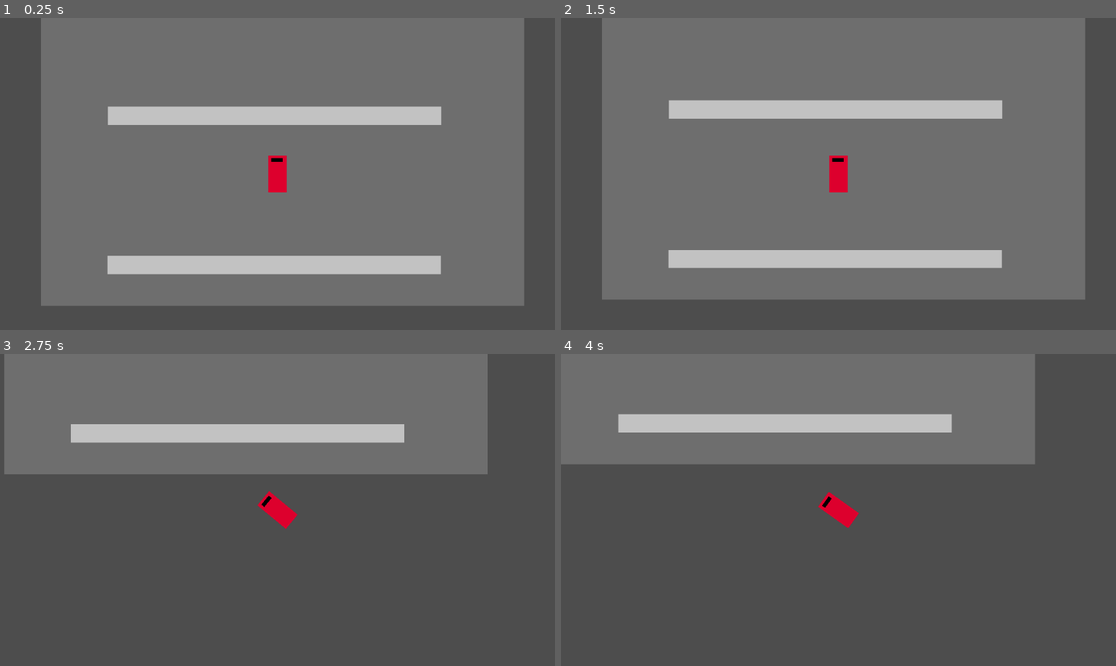
Above: before the commit, frames 1-4 (two rows, left to right).
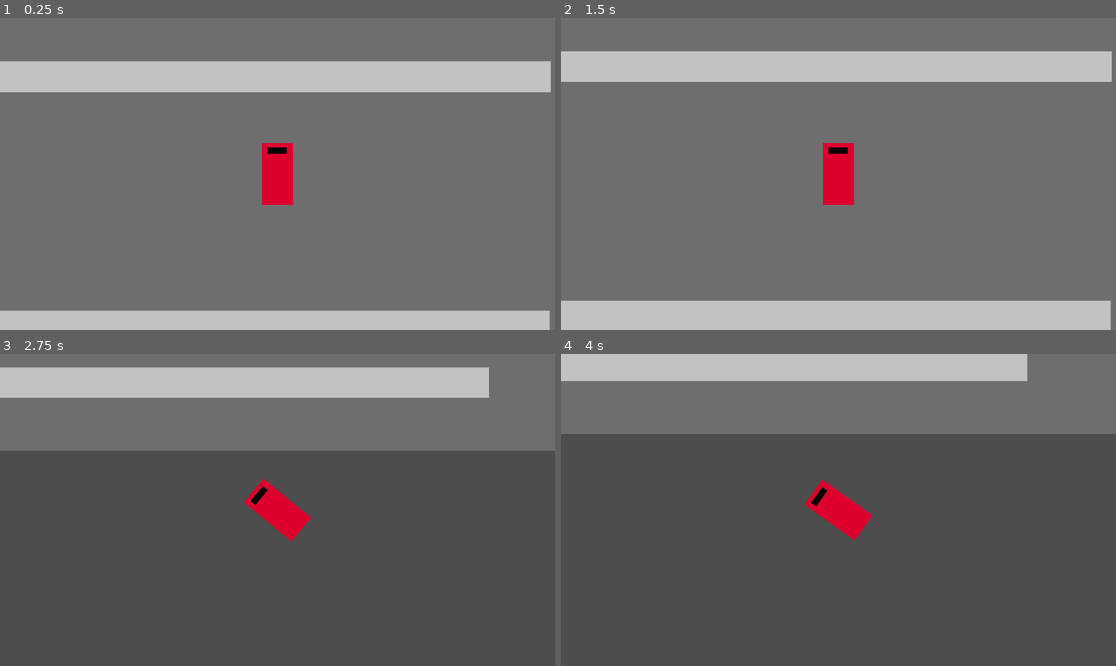
Above: after the commit, the same moments.

Repository: cammarcode/2025dtg
Game: Godot game, scene res://scenes/test.tscn
Same seed, same stepped clock (60 frames per second), same inputs: the game is played once before the commit and once after it.
Inputs:
- Up to frame 1 (0.25 s): no input
- Up to frame 2 (1.5 s): tap Enter at 0.5 s; hold D (turn_right) 0.53-1.28 s; tap Space at 1.25 s; hold S (brake) from 1.28 s (still down)
- Up to frame 3 (2.75 s): release S (brake) at 2.03 s; hold D (turn_right) from 2.03 s (still down)
- Up to frame 4 (4 s): release D (turn_right) at 2.78 s; hold W (accelerate) 2.78-3.53 s; hold A (turn_left) from 3.53 s (still down)

The runs differ from the first frame. In frame 1, 36% of the frame differs, in the area x 0-100%, y 0-100%; in frame 2, 38%; in frame 3, 24%; in frame 4, 24%.

Commit message:
Camera is working !!!

Diff:
--- a/project.godot
+++ b/project.godot
@@ -12,7 +12,7 @@
 
 config/name="2025DTG"
 run/main_scene="res://scenes/test.tscn"
-config/features=PackedStringArray("4.3", "Forward Plus")
+config/features=PackedStringArray("4.4", "Forward Plus")
 config/icon="res://icon.svg"
 
 [input]
--- a/scripts/camera.gd
+++ b/scripts/camera.gd
@@ -6,6 +6,7 @@
 var zoom_to = 1
 var speed
 var zchange = 0.1
+var amplitude = 2000
 # Called when the node enters the scene tree for the first time.
 func _ready():
 	car = get_parent().find_child("Car")
@@ -16,4 +17,14 @@
 	position = car.position
 	speed = car.speed
 	if speed > 1000:
-		zoom_to = 1000/speed
+		zoom_to = 1 + amplitude/speed
+	else:
+		zoom_to = 1
+	print(zoom_to)
+	if czoom < zoom_to:
+		czoom += zchange*delta
+		czoom = clamp(czoom,0,zoom_to)
+	elif czoom > zoom_to:
+		czoom -= zchange*delta*0.5
+		czoom = clamp(czoom,zoom_to,3)
+	zoom = Vector2(1/czoom,1/czoom)
Not shown: 1 places in scenes/car.tscn that only renumber resources
Not shown: 1 places in scenes/test.tscn that only renumber resources
Not shown, added: scripts/camera.gd.uid
Not shown, added: scripts/car.gd.uid
